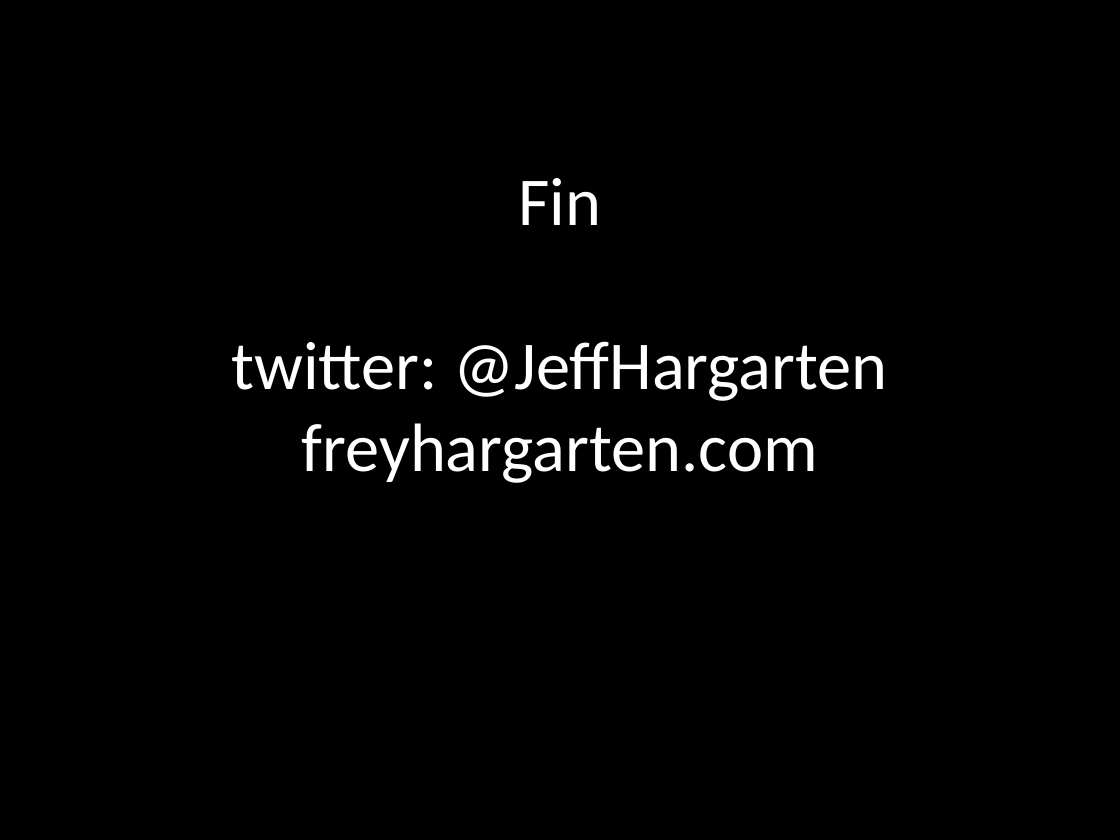
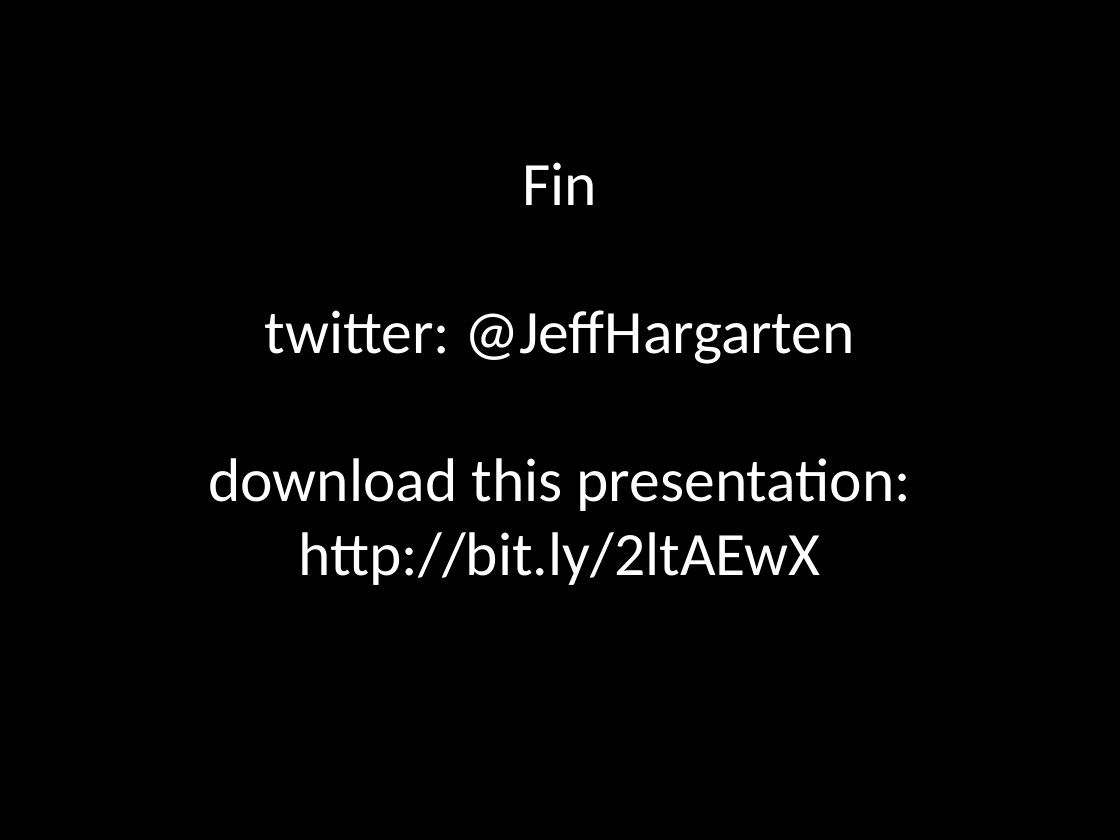
Before and after one commit to striblab/startribune_dataviz, a slide deck: slide 16 of acp_2017/data_presentation.pptx. Drawn at 1120x840 pixels with LibreOffice and Linux fonts; fonts in the diff are those of the drawing. Boxes give left, top, right and bottom in pixels: in the first picture for what was removed or moved away, otherwise in the second. Text is boxed around its words. In the diff, an @@ line names an element or a change of style, - is before the commit and + after.

Commit message:
update

```diff
--- a/acp_2017/data_presentation.pptx
+++ b/acp_2017/data_presentation.pptx
@@ title at (x1=208, y1=162, x2=912, y2=585): text changed; size 44 to 39.6 pt @@
-Fin
-twitter: @JeffHargarten
-freyhargarten.com
+Fin
+twitter: @JeffHargarten
+download this presentation:
+http://bit.ly/2ltAEwX
```
Also in this commit, not shown: 1 other slide changed.
